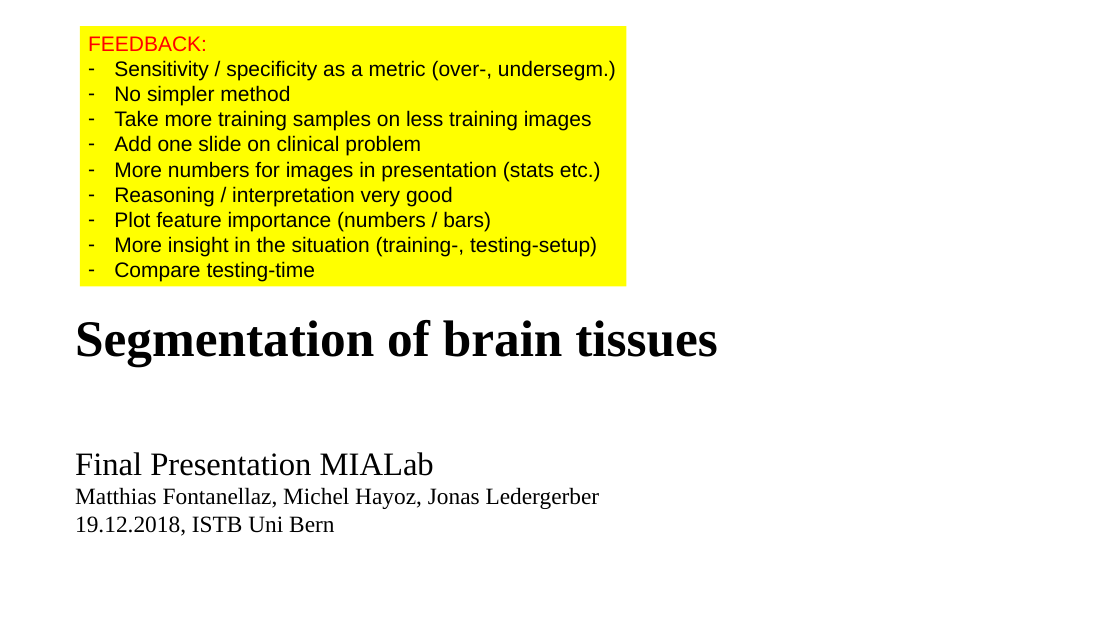
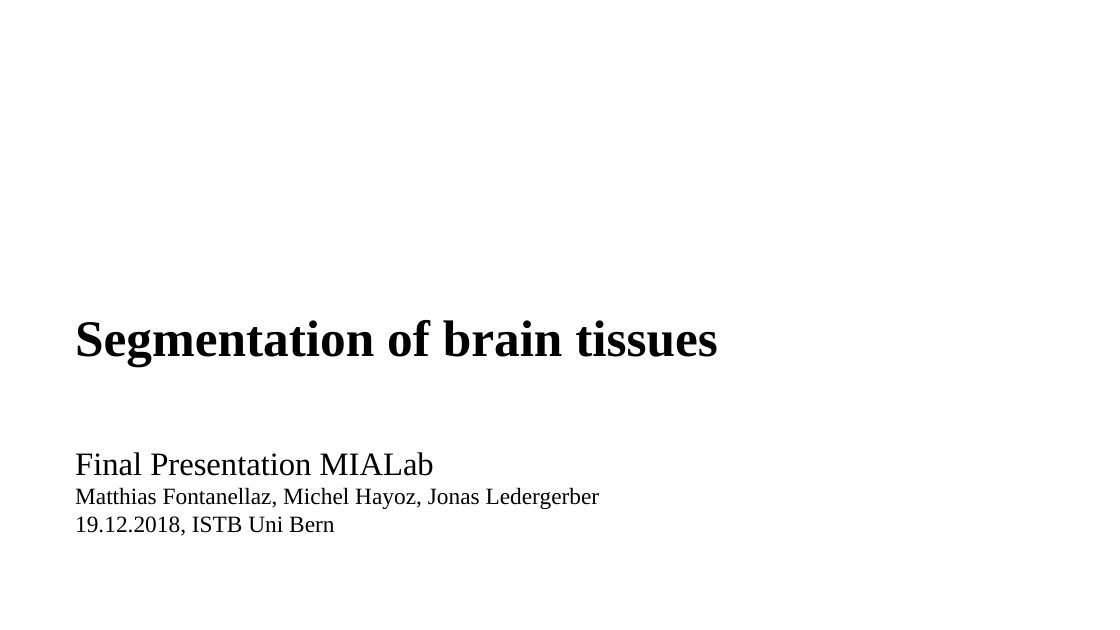
Before and after one commit to mhayoz/MIALab, a slide deck: slide 1 of Final Mialab.pptx. Drawn at 1120x630 pixels with LibreOffice and Linux fonts; fonts in the diff are those of the drawing; background and template pictures are left out. Boxes give left, top, right and bottom in pixels: in the first picture for what was removed or moved away, otherwise in the second. Text is boxed around its words. In the diff, an @@ line names an element or a change of style, - is before the commit and + after.

```diff
--- a/Final Mialab.pptx
+++ b/Final Mialab.pptx
@@ rectangle removed at [80,26,627,287] @@
-FEEDBACK:
-– Sensitivity / specificity as a metric (over-, undersegm.)
-– No simpler method
-– Take more training samples on less training images
-– Add one slide on clinical problem
-– More numbers for images in presentation (stats etc.)
-– Reasoning / interpretation very good
-– Plot feature importance (numbers / bars)
-– More insight in the situation (training-, testing-setup)
-– Compare testing-time
```
Also in this commit, not shown: 3 other slides changed.
